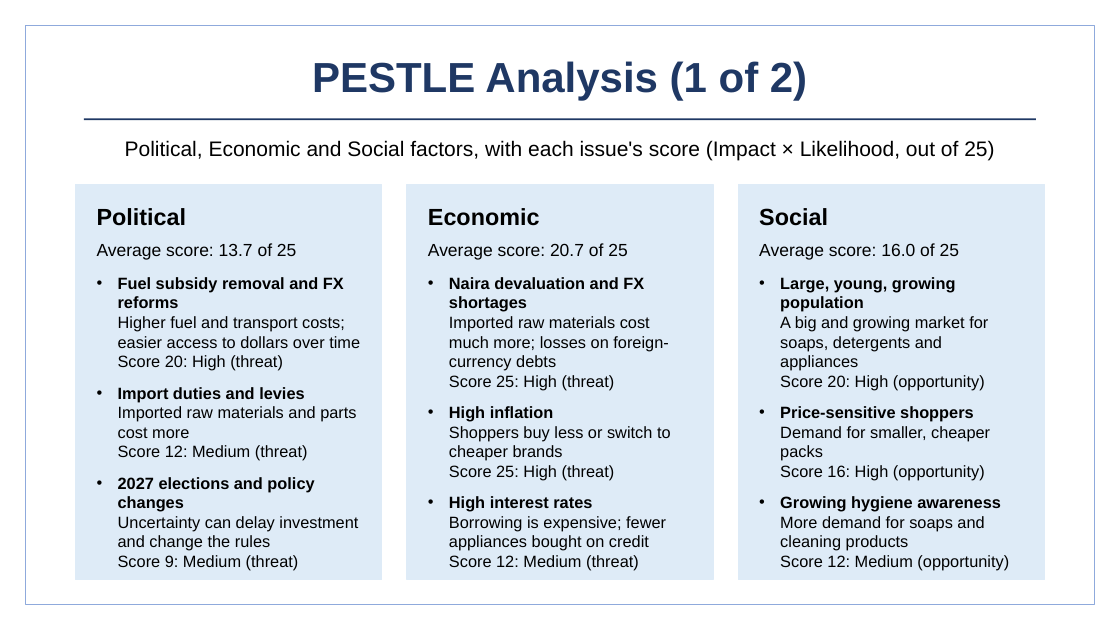
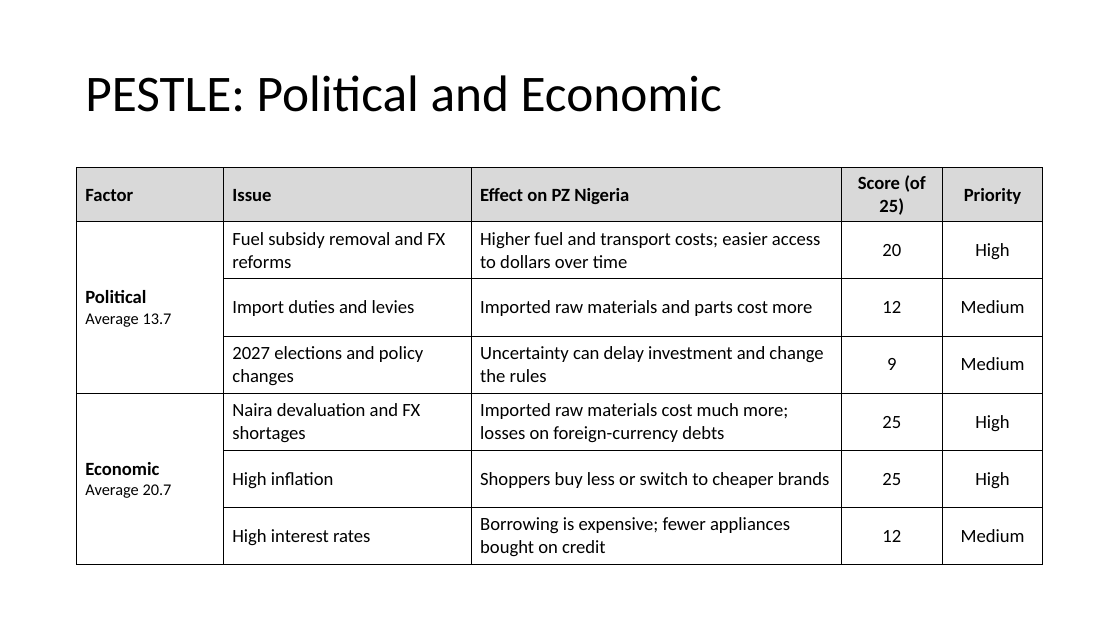
Before and after one commit to BadboyVee/BlackHoleeee, a slide deck: slide 3 of pz-analysis/PZ_Nigeria_Analysis.pptx. Drawn at 1120x630 pixels with LibreOffice and Linux fonts; fonts in the diff are those of the drawing. Boxes give left, top, right and bottom in pixels: in the first picture for what was removed or moved away, otherwise in the second. Text is boxed around its words. In the diff, an @@ line names an element or a change of style, - is before the commit and + after.

```diff
--- a/pz-analysis/PZ_Nigeria_Analysis.pptx
+++ b/pz-analysis/PZ_Nigeria_Analysis.pptx
@@ rectangle removed at (25,25,1095,605) @@
@@ title at (85,75,722,112): text changed; size 36 to 44 pt; font Arial to Calibri; text colour #1F3864 to #000000; bold off @@
-PESTLE Analysis (1 of 2)
+PESTLE: Political and Economic
@@ line removed from (84, 119) to (1036, 119) @@
@@ text removed at (125,140,994,160) @@
-Political, Economic and Social factors, with each issue's score (Impact × Likelihood, out of 25)
@@ table added at (77,168,1044,561), 7 rows, 5 columns @@
+Factor | Issue | Effect on PZ Nigeria | Score (of 25) | Priority
+Political / Average 13.7 | Fuel subsidy removal and FX reforms | Higher fuel and transport costs; easier access to dollars over time | 20 | High
+ | Import duties and levies | Imported raw materials and parts cost more | 12 | Medium
+ | 2027 elections and policy changes | Uncertainty can delay investment and change the rules | 9 | Medium
+Economic / Average 20.7 | Naira devaluation and FX shortages | Imported raw materials cost much more; losses on foreign-currency debts | 25 | High
+ | High inflation | Shoppers buy less or switch to cheaper brands | 25 | High
+ | High interest rates | Borrowing is expensive; fewer appliances bought on credit | 12 | Medium
@@ rectangle removed at (76,185,381,580) @@
@@ text removed at (97,208,186,226) @@
-Political
@@ rectangle removed at (407,185,712,580) @@
@@ text removed at (428,208,540,226) @@
-Economic
@@ rectangle removed at (739,185,1044,580) @@
@@ text removed at (759,208,828,226) @@
-Social
@@ text removed at (97,243,296,260) @@
-Average score: 13.7 of 25
@@ text removed at (428,243,627,260) @@
-Average score: 20.7 of 25
@@ text removed at (759,243,959,260) @@
-Average score: 16.0 of 25
@@ text removed at (118,277,360,571) @@
-• Fuel subsidy removal and FX reforms
-  Higher fuel and transport costs; easier access to dollars over time
-  Score 20: High (threat)
-• Import duties and levies
-  Imported raw materials and parts cost more
-  Score 12: Medium (threat)
-• 2027 elections and policy changes
-  Uncertainty can delay investment and change the rules
-  Score 9: Medium (threat)
@@ text removed at (449,277,671,571) @@
-• Naira devaluation and FX shortages
-  Imported raw materials cost much more; losses on foreign-currency debts
-  Score 25: High (threat)
-• High inflation
-  Shoppers buy less or switch to cheaper brands
-  Score 25: High (threat)
-• High interest rates
-  Borrowing is expensive; fewer appliances bought on credit
-  Score 12: Medium (threat)
@@ text removed at (780,277,1009,571) @@
-• Large, young, growing population
-  A big and growing market for soaps, detergents and appliances
-  Score 20: High (opportunity)
-• Price-sensitive shoppers
-  Demand for smaller, cheaper packs
-  Score 16: High (opportunity)
-• Growing hygiene awareness
-  More demand for soaps and cleaning products
-  Score 12: Medium (opportunity)
```
Also in this commit, not shown: 12 other slides changed, 2 slides added, 10 other files.
